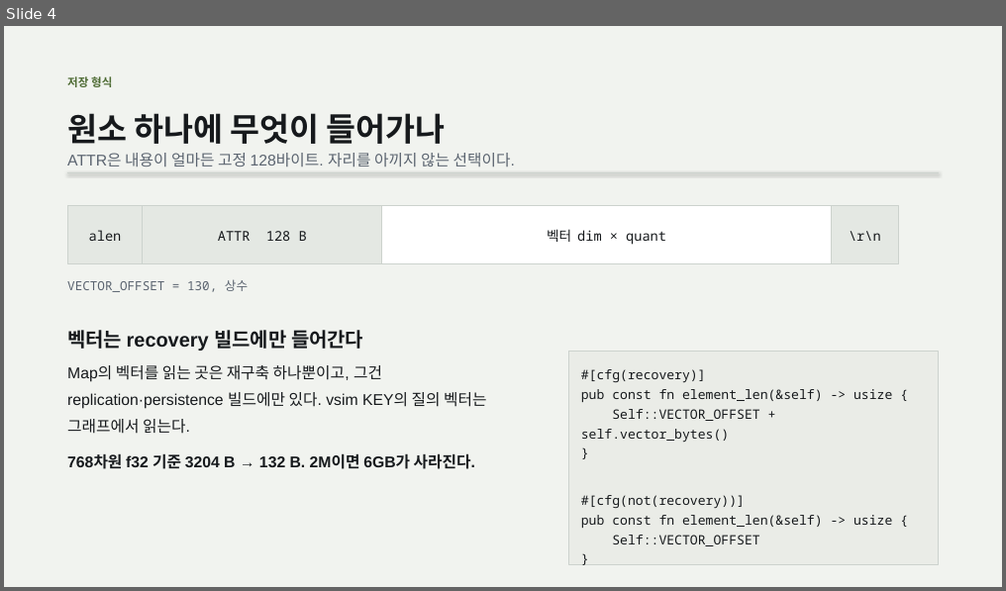
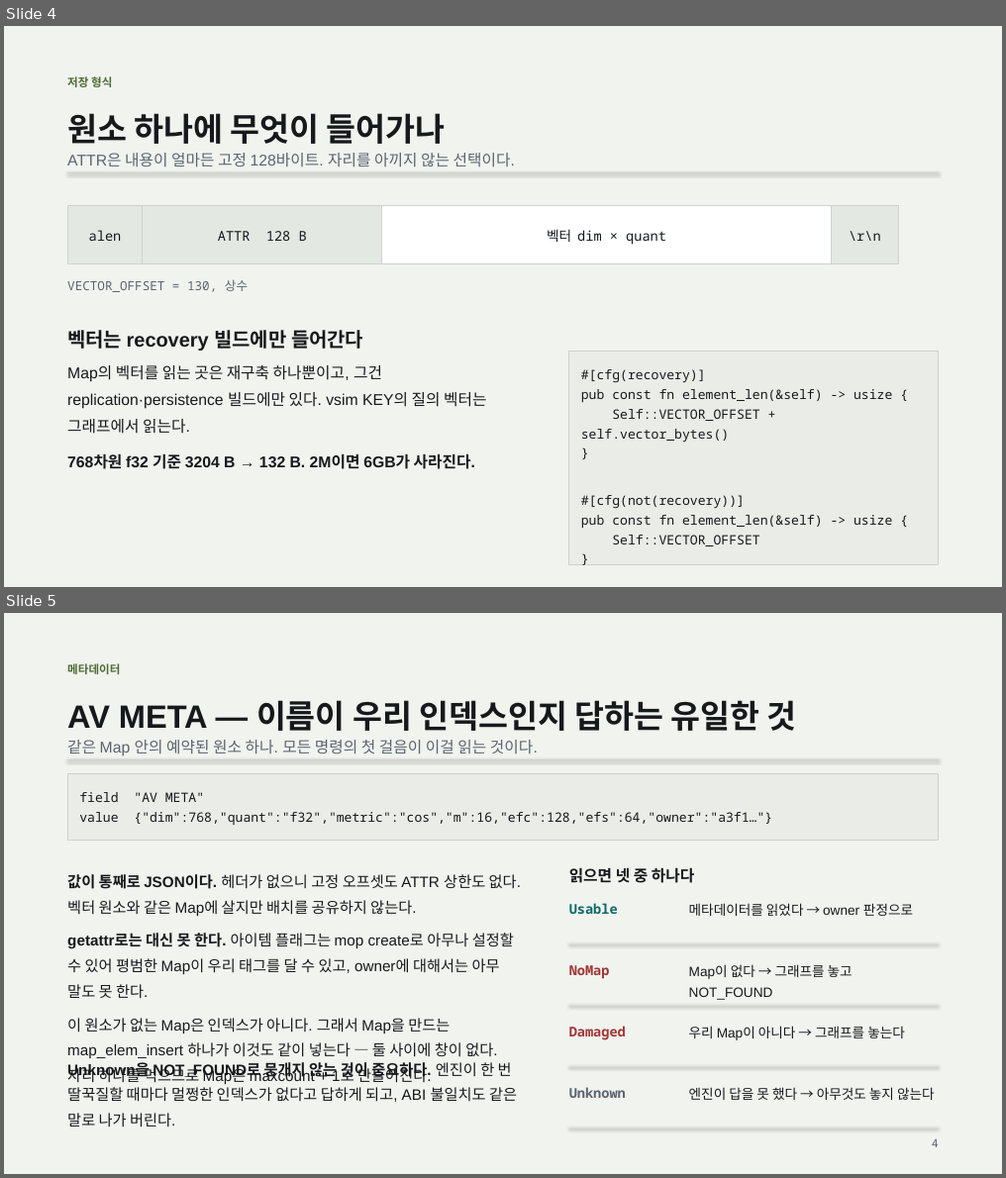
Before and after one commit to ing-eoking/ArcVector, a slide deck: docs/ArcVector-내부설계.pptx. Shown one above the other, each under a label of ours: slide 4 before the commit, slides 4 and 5 after it. The pictures are 1006x591 and 1006x1178 pixels, drawn with LibreOffice and Linux fonts; fonts in the diff are those of the drawing. Boxes give left, top, right and bottom in pixels: in the first picture for what was removed or moved away, otherwise in the second. Text is boxed around its words. In the diff, an @@ line names an element or a change of style, - is before the commit and + after.

Commit message:
Give AV META a slide of its own
The deck went from the element layout straight to `vcreate` without saying what
the metadata element is, which left the thing every command reads first
unexplained — and with it the reason `getattr` cannot stand in, and where the
owner token that decides a takeover actually lives.

The slide carries the field and its JSON, why a value with no header has neither a
fixed offset nor an ATTR ceiling, why item flags are no authority (a client sets
them with `mop create`, and they say nothing about owner), and the four states a
read can come back with — including why `Unknown` must release nothing, or a
hiccuping engine reports working indexes as missing.

Seventeen slides now.

```diff
--- a/docs/ArcVector-내부설계.pptx
+++ b/docs/ArcVector-내부설계.pptx
@@ slide 5 added at [4, 613, 1002, 1174], background #F1F3EF @@
@@ text added at [67, 663, 120, 674], 11 pt, text #4E6B34, bold @@
+메타데이터
@@ text added at [67, 700, 797, 731], 31 pt, text #16191C, bold @@
+AV META — 이름이 우리 인덱스인지 답하는 유일한 것
@@ text added at [67, 740, 538, 756], 15 pt, text #5B6470 @@
+같은 Map 안의 예약된 원소 하나. 모든 명령의 첫 걸음이 이걸 읽는 것이다.
@@ line added from (67, 760) to (939, 760), #CCD2CD 1 pt @@
@@ rectangle added at [67, 774, 939, 840], fill #EAECE7, outline #CCD2CD 1 pt @@
@@ text added at [79, 792, 772, 825], 12.5 pt, text #16191C @@
+field "AV META"
+value {"dim":768,"quant":"f32","metric":"cos","m":16,"efc":128,"efs":64,"owner":"a3f1…"}
@@ text added at [67, 874, 521, 1084], 14.5 pt, text #16191C @@
+값이 통째로 JSON이다. 헤더가 없으니 고정 오프셋도 ATTR 상한도 없다. 벡터 원소와 같은 Map에 살지만 배치를 공유하지 않는다.
+getattr로는 대신 못 한다. 아이템 플래그는 mop create로 아무나 설정할 수 있어 평범한 Map이 우리 태그를 달 수 있고, owner에 대해서는 아무 말도 못 한다.
+이 원소가 없는 Map은 인덱스가 아니다. 그래서 Map을 만드는 map_elem_insert 하나가 이것도 같이 넣는다 — 둘 사이에 창이 없다. 자리 하나를 먹으므로 Map은 maxcount + 1로 만들어진다.
@@ text added at [569, 867, 694, 883], 15 pt, text #16191C, bold @@
+읽으면 넷 중 하나다
@@ text added at [569, 903, 618, 914], 13 pt, text #0D6B6B, bold @@
+Usable
@@ text added at [689, 903, 913, 916], 13 pt, text #16191C @@
+메타데이터를 읽었다 → owner 판정으로
@@ line added from (569, 943) to (939, 943), #E4E8E3 1 pt @@
@@ text added at [569, 965, 610, 979], 13 pt, text #A03636, bold @@
+NoMap
@@ text added at [689, 964, 852, 1000], 13 pt, text #16191C @@
+Map이 없다 → 그래프를 놓고 NOT_FOUND
@@ line added from (569, 1004) to (939, 1004), #E4E8E3 1 pt @@
@@ text added at [569, 1026, 626, 1041], 13 pt, text #A03636, bold @@
+Damaged
@@ text added at [689, 1026, 905, 1041], 13 pt, text #16191C @@
+우리 Map이 아니다 → 그래프를 놓는다
@@ text added at [67, 1059, 517, 1128], 14.5 pt, text #16191C @@
+Unknown을 NOT_FOUND로 뭉개지 않는 것이 중요하다. 엔진이 한 번 딸꾹질할 때마다 멀쩡한 인덱스가 없다고 답하게 되고, ABI 불일치도 같은 말로 나가 버린다.
@@ line added from (569, 1065) to (939, 1065), #E4E8E3 1 pt @@
@@ text added at [569, 1087, 626, 1098], 13 pt, text #5B6470, bold @@
+Unknown
@@ text added at [689, 1087, 935, 1100], 13 pt, text #16191C @@
+엔진이 답을 못 했다 → 아무것도 놓지 않는다
@@ line added from (569, 1128) to (939, 1128), #E4E8E3 1 pt @@
@@ text added at [932, 1140, 939, 1148], 11 pt, text #5B6470 @@
+4
```
Also in this commit, not shown: 12 slides changed, 2 other files.
